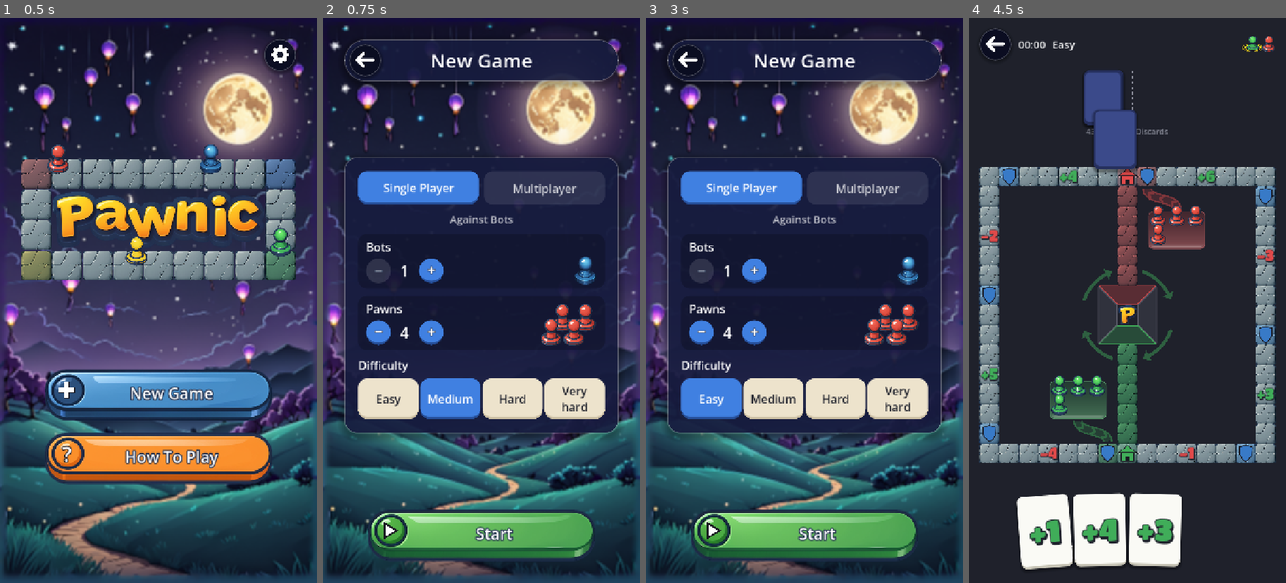
Above: before the commit, frames 1-4 (left to right).
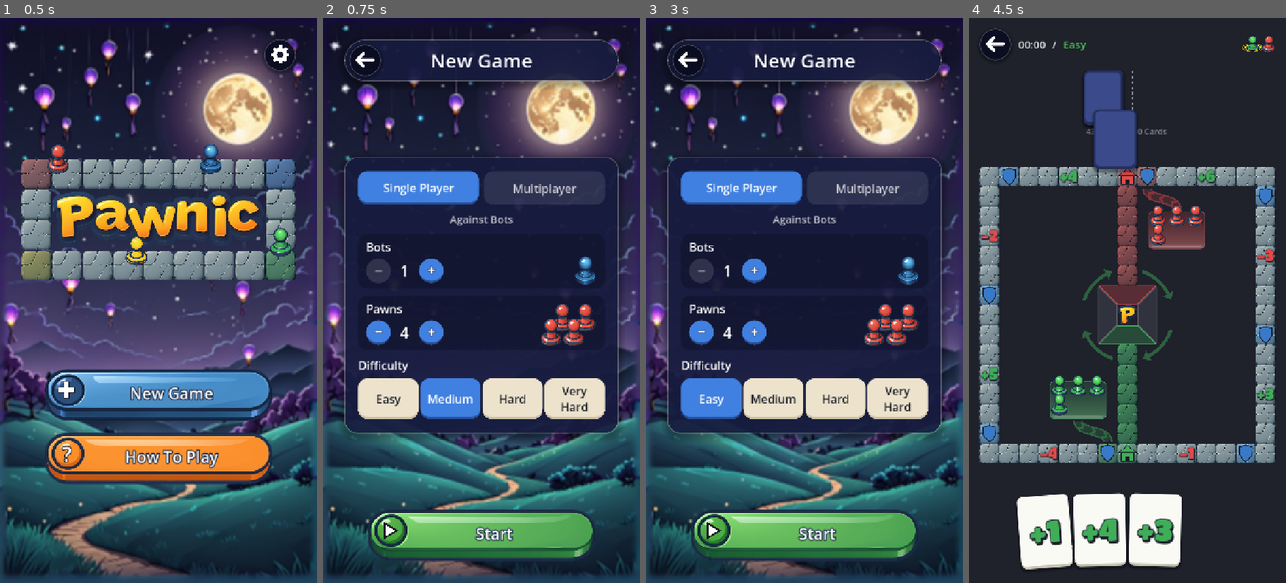
Above: after the commit, the same moments.

Repository: sezertanci/Pawnic
Game: Godot game, scene res://scenes/main.tscn
Two runs of this game, one before a commit and one after it. Both use one fixed random seed, a clock stepped at 60 frames per second and the inputs below.
Inputs:
- Up to frame 1 (0.5 s): no input
- Up to frame 2 (0.75 s): click "New Game" at 0.5 s
- Up to frame 3 (3 s): click "Single Player" at 1.25 s; click "Single Player" at 2 s; click "Easy" at 2.75 s
- Up to frame 4 (4.5 s): click "Easy" at 3.5 s; click "Start" at 4.25 s

Frame 1 is identical in both runs. In frame 2, less than 0.1% of the frame differs, in the area x 75-84%, y 68-70%; in frame 3, less than 0.1%; in frame 4, 0.1%, in the area x 26-63%, y 4-21%.

Commit message:
feat: arayüz düzeltmeleri: tepsi ışığı, atılan sayısı, seviye rengi
- Çıkış kartında başlangıç tepsisinin dalga ışığı tepsi gibi yuvarlak köşeli.
- Atılanlar yığınının altında "Atılanlar" yerine kart sayısı yazıyor.
- Üst çubukta botlu oyunda saat ile seviye arasında "/"; seviye adı kendi renginde.
- "Çok Zor" ve "Oyun Hızı" kelimeleri büyük harfle başlıyor.
- Tanıtım ekranındaki açıklama yazısı daha büyük ve parlak.

Co-Authored-By: Claude Opus 5.5 <noreply@anthropic.com>

Diff:
--- a/data/translations.csv
+++ b/data/translations.csv
@@ -11,7 +11,7 @@
 BOT_EASY,Kolay,Easy,Leicht,Fácil,Facile,Facile,Fácil,Mudah
 BOT_MEDIUM,Orta,Medium,Mittel,Medio,Moyen,Medio,Médio,Sedang
 BOT_HARD,Zor,Hard,Schwer,Difícil,Difficile,Difficile,Difícil,Sulit
-BOT_EXPERT,Çok zor,Very hard,Sehr schwer,Muy difícil,Très difficile,Molto difficile,Muito difícil,Sangat sulit
+BOT_EXPERT,Çok Zor,Very Hard,Sehr Schwer,Muy Difícil,Très Difficile,Molto Difficile,Muito Difícil,Sangat Sulit
 START,Başla,Start,Start,Empezar,Commencer,Inizia,Começar,Mulai
 RULE_DIRECTION,Oyun saat yönünde oynanır.,The game is played clockwise.,Gespielt wird im Uhrzeigersinn.,Se juega en el sentido de las agujas del reloj.,On joue dans le sens des aiguilles d'une montre.,Si gioca in senso orario.,Joga-se no sentido horário.,Permainan dimainkan searah jarum jam.
 RULE_DRAW,"Sıran gelince 1 kart çekersin, elindeki 4 karttan birini oynarsın.","On your turn, draw 1 card and play one  …(450 unchanged characters)…
@@ -53,8 +53,7 @@
 COLOR_YELLOW,Sarı,Yellow,Gelb,Amarillo,Jaune,Giallo,Amarelo,Kuning
 HANDOFF,Kartları Aç,Show Cards,Karten Zeigen,Mostrar Cartas,Voir Les Cartes,Mostra Le Carte,Mostrar Cartas,Buka Kartu
 WIN,%s Kazandı!,%s Wins!,%s Gewinnt!,¡Gana %s!,%s Gagne !,Vince %s!,%s Venceu!,%s Menang!
-PILE_DECK_COUNT,%d Kart,%d Cards,%d Karten,%d Cartas,%d Cartes,%d Carte,%d Cartas,%d Kartu
-PILE_DISCARD,Atılanlar,Discards,Ablage,Descartes,Défausse,Scarti,Descartes,Buangan
+PILE_COUNT,%d Kart,%d Cards,%d Karten,%d Cartas,%d Cartes,%d Carte,%d Cartas,%d Kartu
 CARD_FORWARD,+%d,+%d,+%d,+%d,+%d,+%d,+%d,+%d
 CARD_BACK,−%d,−%d,−%d,−%d,−%d,−%d,−%d,−%d
 CARD_EXIT,Çıkış,Exit,Ausstieg,Salida,Sortie,Uscita,Saída,Keluar
@@ -75,7 +74,7 @@
 SETTINGS,Ayarlar,Settings,Einstellungen,Ajustes,Paramètres,Impostazioni,Configurações,Pengaturan
 SOUND,Ses,Sound,Ton,Sonido,Son,Suono,Som,Suara
 LANGUAGE,Dil,Language,Sprache,Idioma,Langue,Lingua,Idioma,Bahasa
-GAME_SPEED,Oyun hızı,Game speed,Spieltempo,Velocidad de juego,Vitesse du jeu,Velocità di gioco,Velocidade do jogo,Kecepatan permainan
+GAME_SPEED,Oyun Hızı,Game Speed,Spieltempo,Velocidad De Juego,Vitesse Du Jeu,Velocità Di Gioco,Velocidade Do Jogo,Kecepatan Permainan
 SPEED_SLOW,Yavaş,Slow,Langsam,Lenta,Lente,Lenta,Lenta,Lambat
 SPEED_NORMAL,Normal,Normal,Normal,Normal,Normale,Normale,Normal,Normal
 SPEED_FAST,Hızlı,Fast,Schnell,Rápida,Rapide,Veloce,Rápida,Cepat
--- a/scenes/demo_screen.tscn
+++ b/scenes/demo_screen.tscn
@@ -84,7 +84,7 @@
 unique_name_in_owner = true
 custom_minimum_size = Vector2(0, 110)
 layout_mode = 2
-theme_type_variation = &"SmallLabel"
+theme_type_variation = &"DemoLabel"
 horizontal_alignment = 1
 vertical_alignment = 1
 autowrap_mode = 3
--- a/scenes/game_screen.tscn
+++ b/scenes/game_screen.tscn
@@ -60,6 +60,12 @@
 layout_mode = 2
 theme_type_variation = &"SmallLabel"
 text = "00:00"
+
+[node name="LevelSlash" type="Label" parent="Margin/Box/Header"]
+unique_name_in_owner = true
+layout_mode = 2
+theme_type_variation = &"SmallLabel"
+text = "/"
 
 [node name="BotLevel" type="Label" parent="Margin/Box/Header"]
 unique_name_in_owner = true
--- a/scripts/rules/game_match.gd
+++ b/scripts/rules/game_match.gd
@@ -162,6 +162,11 @@
 ## Destede kalan kart sayısı.
 func draw_count() -> int:
 	return _draw_pile.size()
+
+
+## Atılanlardaki kart sayısı.
+func discard_count() -> int:
+	return _discard_pile.size()
 
 
 ## Atılanların en üstündeki kart; atılan kart yoksa null.
--- a/scripts/ui/board_skin.gd
+++ b/scripts/ui/board_skin.gd
@@ -12,6 +12,8 @@
 @export var outline_color := Color.BLACK
 @export var mark_color := Color.GRAY
 @export var highlight_color := Color.WHITE
+## Bot zorluk seviyelerinin yazı renkleri, Bot.Level sırasıyla: Kolay, Orta, Zor, Çok Zor.
+@export var level_colors: Array[Color] = []
 ## Seçilmiş taşın (ör. yer değiştirmede kendi taşın) halka rengi.
 @export var selected_color := Color.ORANGE
 ## Zıplayan taşın yere düşen gölgesi.
@@ -40,5 +42,9 @@
 	return seat_colors[seat]
 
 
+func level_color(level: Bot.Level) -> Color:
+	return level_colors[level]
+
+
 func seat_name(seat: int) -> String:
 	return tr(seat_name_keys[seat])
--- a/scripts/ui/board_view.gd
+++ b/scripts/ui/board_view.gd
@@ -329,7 +329,7 @@
 	var base := _base_rect(seat)
 	BasePainter.draw_base(self, base, Skins.current.seat_color(seat), _cell_size())
 	if _base_pawn(seat) != Move.NO_PAWN:
-		_draw_wave_frame(base)
+		_draw_wave_frame(base, _cell_size() * BasePainter.CORNER_RATIO)
 
 
 ## Başlangıç alanından çıkış karesine uzanan patika; alandan taş seçilebiliyorsa üstünde ışık akar.
@@ -341,9 +341,11 @@
 	BaseLink.draw(self, _base_rect(seat), start, color, skin, _cell_size(), flowing)
 
 
-func _draw_wave_frame(rect: Rect2) -> void:
+## radius verilirse çerçevenin köşeleri yuvarlatılır (başlangıç tepsisinin şekli için).
+func _draw_wave_frame(rect: Rect2, radius := 0.0) -> void:
 	var skin := Skins.current
-	PulseWave.draw_frame(self, rect, skin.highlight_color, skin.outline_color, HIGHLIGHT_WIDTH)
+	var color := skin.highlight_color
+	PulseWave.draw_frame(self, rect, color, skin.outline_color, HIGHLIGHT_WIDTH, radius)
 
 
 func _base_rect(seat: int) -> Rect2:
--- a/scripts/ui/demo_screen.gd
+++ b/scripts/ui/demo_screen.gd
@@ -94,6 +94,7 @@
 	_prev_button.disabled = index == 0
 	_next_button.text = FINISH_KEY if index == _demo.steps.size() - 1 else NEXT_KEY
 	_deck_pile.set_count(_settings.deck_size())
+	_discard_pile.set_count(0)
 	_discard_pile.set_top(null, _settings, Color.TRANSPARENT, Card.NO_VALUE)
 	_show_hand(step)
 	_play_step(step, _run)
@@ -152,6 +153,7 @@
 	if run != _run:
 		return false
 	_discard_pile.set_top(step.played_card(), _settings, color, chosen)
+	_discard_pile.set_count(1)
 	return true
 
 
--- a/scripts/ui/game_screen.gd
+++ b/scripts/ui/game_screen.gd
@@ -27,6 +27,7 @@
 var _awaiting_human := false
 
 @onready var _clock: Label = %Clock
+@onready var _level_slash: Label = %LevelSlash
 @onready var _bot_level: Label = %BotLevel
 @onready var _turn_dots: TurnDots = %TurnDots
 @onready var _deck_pile: PileView = %DeckPile
@@ -58,8 +59,7 @@
 	var rng := RandomNumberGenerator.new()
 	rng.randomize()
 	_bot = Bot.new(game.settings.bot_profiles[game.bot_level], game.settings, rng)
-	_bot_level.visible = game.bots.has(true)
-	_bot_level.text = Difficulty.level_key(game.bot_level)
+	_show_bot_level(game)
 	_board_view.board = game.board
 	_cards.settings = game.settings
 	_cards.speed_scale = GameSpeed.speed_scale()
@@ -83,6 +83,16 @@
 	_game.elapsed += delta
 	if int(_game.elapsed) != shown:
 		_clock.text = format_clock(_game.elapsed)
+
+
+## Botlu oyunda saatin yanında "/" ve seviyenin adı, seviyenin renginde görünür.
+func _show_bot_level(game: GameMatch) -> void:
+	var has_bots := game.bots.has(true)
+	_level_slash.visible = has_bots
+	_bot_level.visible = has_bots
+	_bot_level.text = Difficulty.level_key(game.bot_level)
+	var color := Skins.current.level_color(game.bot_level)
+	_bot_level.add_theme_color_override(ThemeKeys.FONT_COLOR, color)
 
 
 ## Geçen süreyi dakika:saniye (bir saati geçince saat:dakika:saniye) olarak yazar.
@@ -136,9 +146,10 @@
 		_begin_human_turn(drew)
 
 
-## Deste sayısını, atılanların üstündeki kartı ve sıra noktalarını günceller.
+## Deste ve atılanların sayısını, atılanların üstündeki kartı ve sıra noktalarını günceller.
 func _refresh_table() -> void:
 	_deck_pile.set_count(_game.draw_count())
+	_discard_pile.set_count(_game.discard_count())
 	_discard_pile.set_top(
 		_game.top_discard(), _game.settings, _discard_badge(), _game.top_discard_value
 	)
--- a/scripts/ui/pile_view.gd
+++ b/scripts/ui/pile_view.gd
@@ -1,7 +1,7 @@
 class_name PileView
 extends Control
-## Deste ya da atılanlar yığını. Deste kapalı kartları ve kalan sayıyı,
-## atılanlar en üstteki kartı gösterir; yığın boşsa kesik çizgili bir yer belirir.
+## Deste ya da atılanlar yığını. İkisi de altında kart sayısını gösterir; deste kapalı
+## kartları, atılanlar en üstteki kartı gösterir; yığın boşsa kesik çizgili bir yer belirir.
 
 enum Kind { DECK, DISCARD }
 
@@ -25,18 +25,19 @@
 	_caption.horizontal_alignment = HORIZONTAL_ALIGNMENT_CENTER
 	add_child(_caption)
 	if kind == Kind.DISCARD:
-		_caption.text = tr("PILE_DISCARD")
 		_under.hide()
 		_top.hide()
 	resized.connect(_arrange)
 	_arrange()
 
 
-## Destede kalan kart sayısını gösterir.
+## Yığındaki kart sayısını gösterir. Destede kapalı kartlar da sayıya göre belirir;
+## atılanların üstteki kartı set_top ile gösterilir.
 func set_count(count: int) -> void:
-	_caption.text = tr("PILE_DECK_COUNT") % count
-	_top.visible = count > 0
-	_under.visible = count > 1
+	_caption.text = tr("PILE_COUNT") % count
+	if kind == Kind.DECK:
+		_top.visible = count > 0
+		_under.visible = count > 1
 	queue_redraw()
 
 
--- a/scripts/ui/pulse_wave.gd
+++ b/scripts/ui/pulse_wave.gd
@@ -40,13 +40,15 @@
 	draw_outlined_arc(canvas, center, wave_radius, color, edge_color, width, arc, fade)
 
 
+## radius verilirse çerçevenin köşeleri yuvarlatılır; dışa yayılan dalga aynı merkezli
+## kalsın diye büyüdüğü kadar köşesi de genişler.
 static func draw_frame(
-	canvas: CanvasItem, rect: Rect2, color: Color, edge_color: Color, width: float
+	canvas: CanvasItem, rect: Rect2, color: Color, edge_color: Color, width: float, radius := 0.0
 ) -> void:
 	var fade := 1.0 - phase()
 	var grow := minf(rect.size.x, rect.size.y) * SPREAD / 2.0 * (1.0 - fade)
-	_draw_rect(canvas, rect, color, edge_color, width, 1.0)
-	_draw_rect(canvas, rect.grow(grow), color, edge_color, width, fade)
+	_draw_rect(canvas, rect, radius, color, edge_color, width, 1.0)
+	_draw_rect(canvas, rect.grow(grow), radius + grow, color, edge_color, width, fade)
 
 
 ## Koyu kenar çizgili yay; alpha ile soldurulur. Seçili taşın sabit halkası da bununla çizilir.
@@ -67,11 +69,23 @@
 
 
 static func _draw_rect(
-	canvas: CanvasItem, rect: Rect2, color: Color, edge_color: Color, width: float, alpha: float
+	canvas: CanvasItem,
+	rect: Rect2,
+	radius: float,
+	color: Color,
+	edge_color: Color,
+	width: float,
+	alpha: float
 ) -> void:
 	var edge := width + BoardPainter.LINE_WIDTH * 2.0
-	canvas.draw_rect(rect, _faded(edge_color, alpha), false, edge)
-	canvas.draw_rect(rect, _faded(color, alpha), false, width)
+	if radius <= 0.0:
+		canvas.draw_rect(rect, _faded(edge_color, alpha), false, edge)
+		canvas.draw_rect(rect, _faded(color, alpha), false, width)
+		return
+	var outline := SmoothDraw.rounded_rect(rect, radius)
+	outline.append(outline[0])
+	canvas.draw_polyline(outline, _faded(edge_color, alpha), edge, true)
+	canvas.draw_polyline(outline, _faded(color, alpha), width, true)
 
 
 static func _faded(color: Color, alpha: float) -> Color:
--- a/themes/skins/classic.tres
+++ b/themes/skins/classic.tres
@@ -23,6 +23,7 @@
 safe_color = Color(0.68, 0.85, 0.97, 1)
 shield_color = Color(0.22, 0.48, 0.78, 1)
 highlight_color = Color(1, 0.86, 0.1, 1)
+level_colors = Array[Color]([Color(0.3, 0.8, 0.35, 1), Color(0.3, 0.6, 1, 1), Color(1, 0.42, 0.12, 1), Color(0.9, 0.1, 0.05, 1)])
 selected_color = Color(1, 0.55, 0.1, 1)
 shadow_color = Color(0, 0, 0, 0.35)
 square_depth = 0.064
--- a/themes/ui_theme.tres
+++ b/themes/ui_theme.tres
@@ -648,6 +648,12 @@
 PanelLabel/base_type = &"Label"
 PanelLabel/font_sizes/font_size = 26
 PanelLabel/colors/font_color = Color(1, 1, 1, 1)
+DemoLabel/base_type = &"Label"
+DemoLabel/font_sizes/font_size = 34
+DemoLabel/colors/font_color = Color(1, 1, 1, 1)
+DemoLabel/colors/font_shadow_color = Color(0, 0, 0, 0.5)
+DemoLabel/constants/shadow_offset_x = 0
+DemoLabel/constants/shadow_offset_y = 3
 PanelValue/base_type = &"Label"
 PanelValue/font_sizes/font_size = 36
 PanelValue/colors/font_color = Color(1, 1, 1, 1)
Not shown, changed: PROGRESS.md
